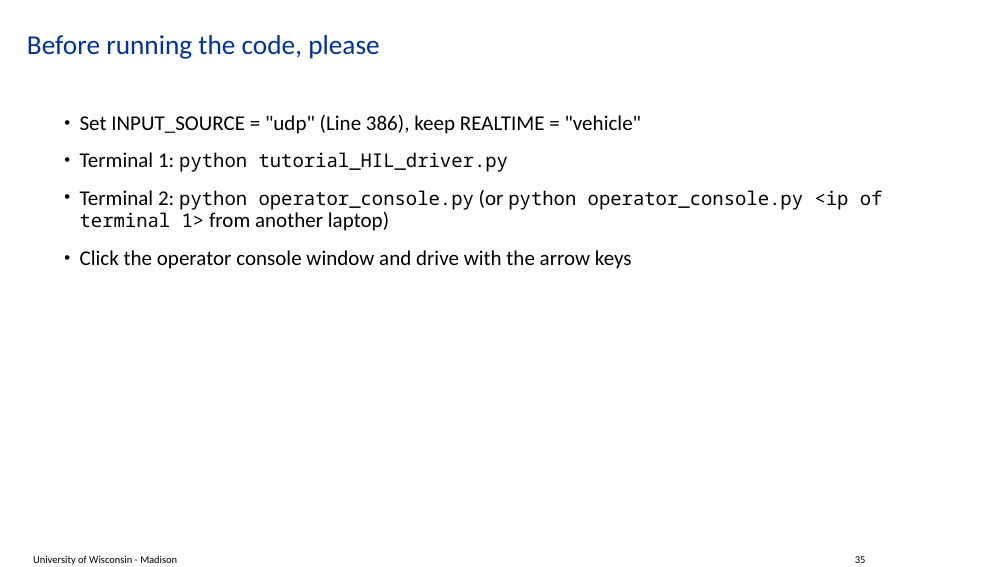
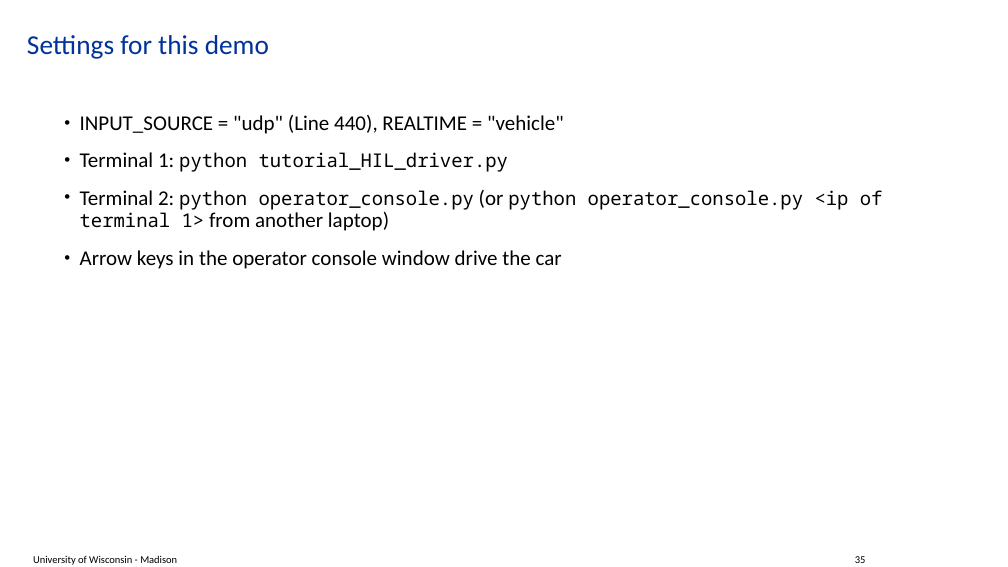
Before and after one commit to ksha23/chrono-hil-tutorial, a slide deck: slide 35 of tutorial_HIL_driver.pptx. Drawn at 1008x567 pixels with LibreOffice and Linux fonts; fonts in the diff are those of the drawing; background and template pictures are left out. Boxes give left, top, right and bottom in pixels: in the first picture for what was removed or moved away, otherwise in the second. Text is boxed around its words. In the diff, an @@ line names an element or a change of style, - is before the commit and + after.

```diff
--- a/tutorial_HIL_driver.pptx
+++ b/tutorial_HIL_driver.pptx
@@ title at box(27, 35, 269, 59): text changed @@
-Before running the code, please
+Settings for this demo
@@ text at box(80, 115, 564, 134): text changed @@
-• Set INPUT_SOURCE = "udp" (Line 386), keep REALTIME = "vehicle"
+• INPUT_SOURCE = "udp" (Line 440), REALTIME = "vehicle"
@@ text at box(80, 250, 562, 269): text changed @@
-• Click the operator console window and drive with the arrow keys
+• Arrow keys in the operator console window drive the car
```
Also in this commit, not shown: 13 other slides changed, 3 other files.
